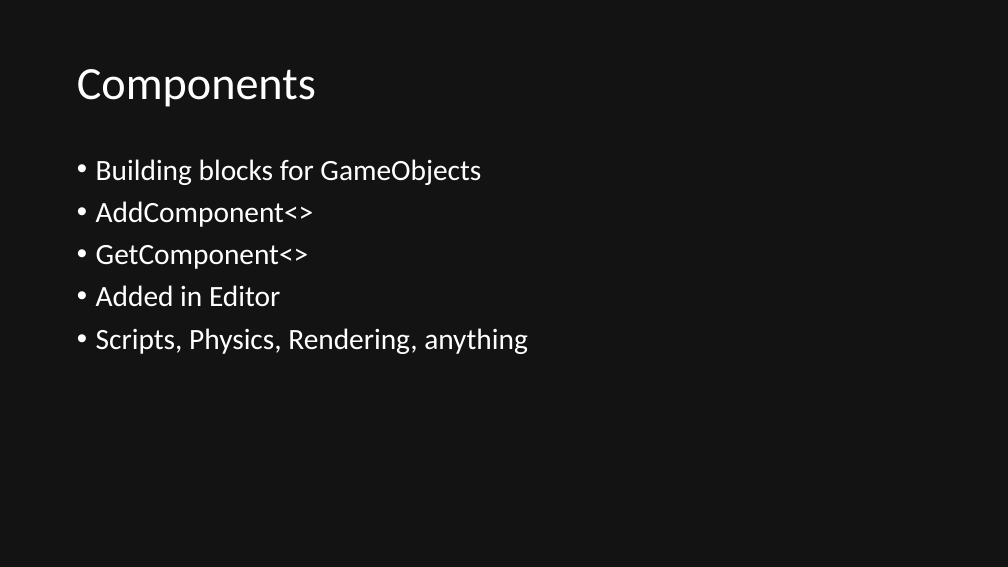
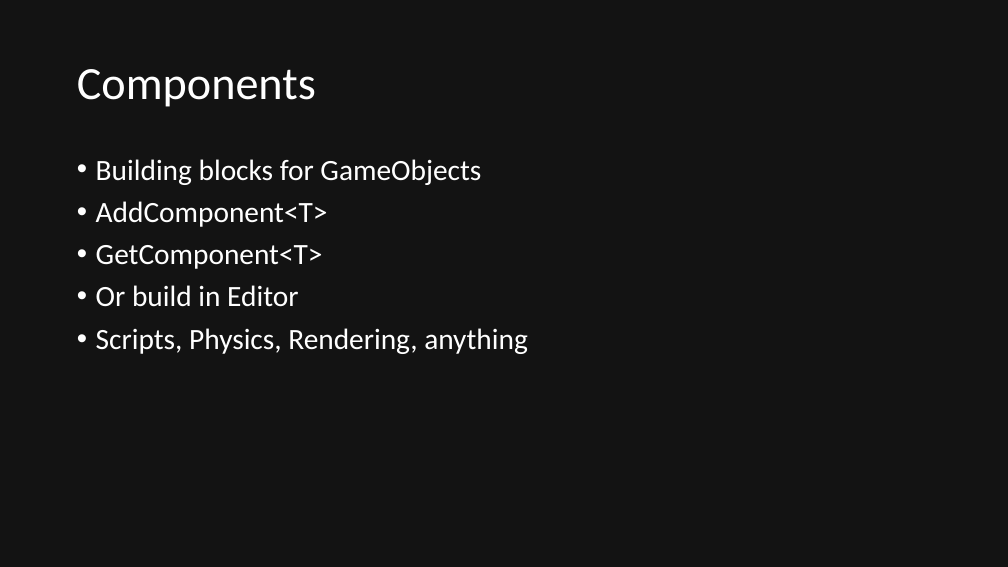
Before and after one commit to quandtm/UnitySTWorkshop, a slide deck: slide 14 of ST_Unity_101.pptx. Drawn at 1008x567 pixels with LibreOffice and Linux fonts; fonts in the diff are those of the drawing. Boxes give left, top, right and bottom in pixels: in the first picture for what was removed or moved away, otherwise in the second. Text is boxed around its words. In the diff, an @@ line names an element or a change of style, - is before the commit and + after.

Commit message:
Build instructions and folder anatomy

```diff
--- a/ST_Unity_101.pptx
+++ b/ST_Unity_101.pptx
@@ text at <box>96,201,328,307</box>: text changed @@
-• AddComponent<>
-• GetComponent<>
-• Added in Editor
+• AddComponent<T>
+• GetComponent<T>
+• Or build in Editor
```
Also in this commit, not shown: 2 other slides changed, 4 slides added, 18 other files.
